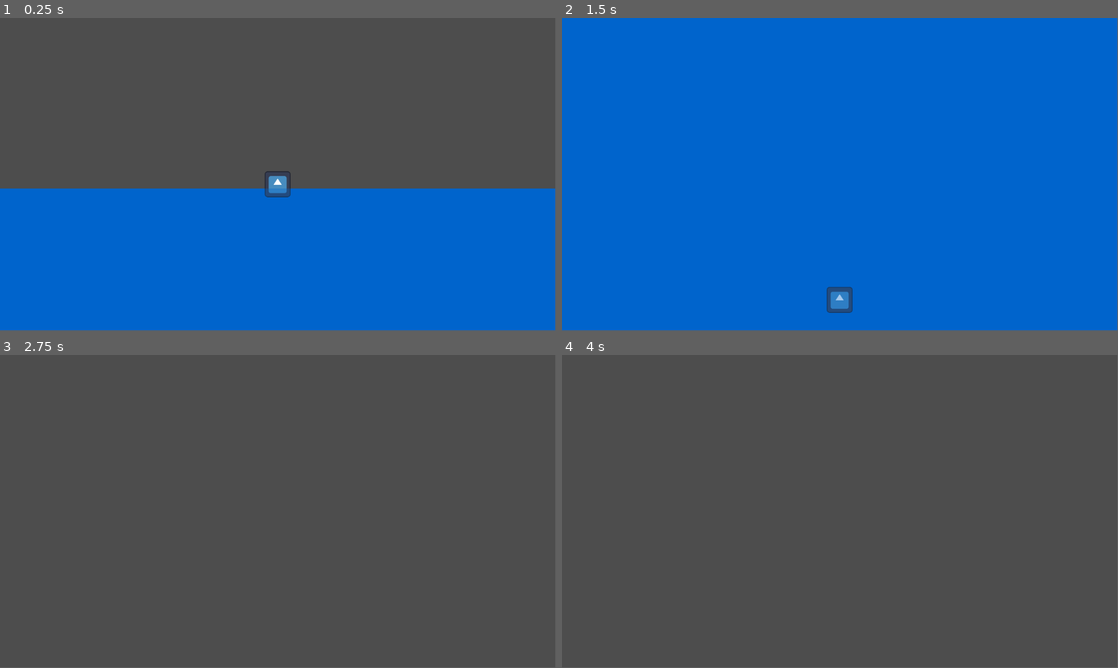
Above: before the commit, frames 1-4 (two rows, left to right).
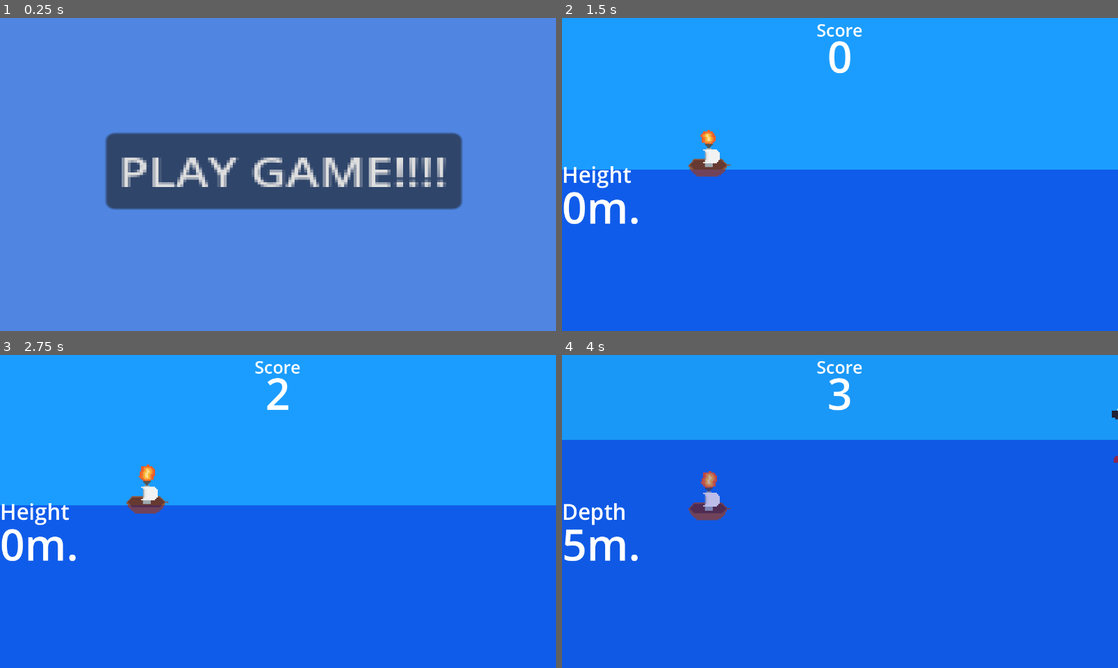
Above: after the commit, the same moments.

Repository: dkristia/Shipmarine
Game: Godot game, scene res://Scenes/MainMenu/main_menu.tscn
The game is run twice, just before and just after one commit, with the same random seed, the same clock (stepped at 60 frames per second) and the same inputs. Before the commit the project starts from res://game.tscn. The engine's default icon, where the game draws it, is replaced by a stand-in: a white triangle on a blue panel in a dark square.
Inputs (mouse positions are in pixels of both pictures, inside the frame that each line leads up to):
- Up to frame 1 (0.25 s): no input
- Up to frame 2 (1.5 s): click (845, 171) at 0.5 s, where only the run after the commit has a clickable "PLAY GAME!!!!"; tap Enter (ui_accept) at 1.25 s; hold Enter (ui_accept) from 1.28 s (still down)
- Up to frame 3 (2.75 s): release Enter (ui_accept) at 2.03 s; tap Enter (ui_accept) at 2.1, 2.27, 2.57 s
- Up to frame 4 (4 s): hold Enter (ui_accept) 2.78-3.53 s; tap Enter (ui_accept) at 3.6, 3.77 s
In our replay, the window is 799x449 before the commit and 800x450 after it. These sizes can differ from the game's own. Grey fills any space a smaller window leaves; there, only what the larger window draws over its background counts as a difference.

The runs differ from the first frame. In frame 1, 100% of the frame differs, in the area x 0-100%, y 0-100%; in frame 2, 100%; in frame 3, 100%; in frame 4, 100%.

Commit message:
make enemies and score and other shit

Diff:
--- /dev/null
+++ b/GUI.tscn
@@ -0,0 +1,65 @@
+[gd_scene load_steps=5 format=3 uid="uid://b5qk8b34to1ox"]
+
+[sub_resource type="LabelSettings" id="LabelSettings_l5ddx"]
+line_spacing = 10.0
+font_size = 50
+
+[sub_resource type="LabelSettings" id="LabelSettings_gh6ip"]
+font_size = 100
+
+[sub_resource type="LabelSettings" id="LabelSettings_wgm0u"]
+font_size = 40
+
+[sub_resource type="LabelSettings" id="LabelSettings_bh7ps"]
+font_size = 100
+
+[node name="CanvasLayer" type="CanvasLayer"]
+
+[node name="MarginContainer" type="MarginContainer" parent="."]
+anchors_preset = 15
+anchor_right = 1.0
+anchor_bottom = 1.0
+grow_horizontal = 2
+grow_vertical = 2
+
+[node name="HBoxContainer" type="HBoxContainer" parent="MarginContainer"]
+layout_mode = 2
+
+[node name="Depth" type="Label" parent="MarginContainer/HBoxContainer"]
+layout_mode = 2
+text = "Depth"
+label_settings = SubResource("LabelSettings_l5ddx")
+
+[node name="DepthMeter" type="Label" parent="MarginContainer/HBoxContainer/Depth"]
+layout_mode = 0
+offset_top = 41.0
+offset_right = 228.0
+offset_bottom = 181.0
+text = "6969
+"
+label_settings = SubResource("LabelSettings_gh6ip")
+
+[node name="VBoxContainer" type="VBoxContainer" parent="MarginContainer"]
+layout_mode = 2
+
+[node name="Score" type="Label" parent="MarginContainer/VBoxContainer"]
+layout_mode = 2
+size_flags_vertical = 0
+text = "Score"
+label_settings = SubResource("LabelSettings_wgm0u")
+horizontal_alignment = 1
+
+[node name="Points" type="Label" parent="MarginContainer/VBoxContainer/Score"]
+layout_mode = 1
+anchors_preset = 5
+anchor_left = 0.5
+anchor_right = 0.5
+offset_left = -114.0
+offset_top = 19.0
+offset_right = 114.0
+offset_bottom = 159.0
+grow_horizontal = 2
+text = "6969
+"
+label_settings = SubResource("LabelSettings_bh7ps")
+horizontal_alignment = 1
--- /dev/null
+++ b/Objects/Enemies/BaseEnemy/enemy.gd
@@ -0,0 +1,18 @@
+extends Area2D
+
+
+@onready var speed = $"..".speed
+func _ready():
+	position.x = 1500
+	position.y = 0
+
+
+# Called every frame. 'delta' is the elapsed time since the previous frame.
+func _process(delta):
+	speed = $"..".speed
+	position.x -= delta*speed*100
+
+
+func _on_body_entered(body):
+	if body.is_in_group("player_character"):
+		get_tree().change_scene_to_file("res://Scenes/GameOver/game_over.tscn")
--- /dev/null
+++ b/Objects/Enemies/BaseEnemy/enemy.tscn
@@ -0,0 +1,14 @@
+[gd_scene load_steps=3 format=3 uid="uid://dx51bbh6jlngw"]
+
+[ext_resource type="Script" path="res://Objects/Enemies/BaseEnemy/enemy.gd" id="1_tfut7"]
+
+[sub_resource type="RectangleShape2D" id="RectangleShape2D_wgdsr"]
+
+[node name="Enemy" type="Area2D"]
+script = ExtResource("1_tfut7")
+
+[node name="CollisionShape2D" type="CollisionShape2D" parent="."]
+scale = Vector2(7, 7)
+shape = SubResource("RectangleShape2D_wgdsr")
+
+[connection signal="body_entered" from="." to="." method="_on_body_entered"]
--- /dev/null
+++ b/Objects/Enemies/BigShip/bigship.gd
@@ -0,0 +1,7 @@
+extends "res://Objects/Enemies/BaseEnemy/enemy.gd"
+
+
+
+
+func _process(delta):
+	super._process(delta)
--- /dev/null
+++ b/Objects/Enemies/BigShip/bigship.tscn
@@ -0,0 +1,21 @@
+[gd_scene load_steps=4 format=3 uid="uid://c5bwl5mym3wcv"]
+
+[ext_resource type="Script" path="res://Objects/Enemies/BigShip/bigship.gd" id="1_57ll8"]
+[ext_resource type="Texture2D" uid="uid://bpejtb21rqlp7" path="res://Sprites/Enemies/bigshipx4.png" id="2_oqv7k"]
+
+[sub_resource type="RectangleShape2D" id="RectangleShape2D_wgdsr"]
+size = Vector2(21.6551, 20)
+
+[node name="Bigship" type="Area2D"]
+script = ExtResource("1_57ll8")
+
+[node name="CollisionShape2D" type="CollisionShape2D" parent="."]
+position = Vector2(-4.71667, -35)
+scale = Vector2(14.8433, 7.08333)
+shape = SubResource("RectangleShape2D_wgdsr")
+
+[node name="Sprite2D" type="Sprite2D" parent="."]
+position = Vector2(0, -67)
+texture = ExtResource("2_oqv7k")
+
+[connection signal="body_entered" from="." to="." method="_on_body_entered"]
--- /dev/null
+++ b/Objects/Ship/ShipMovement.gd
@@ -0,0 +1,63 @@
+extends CharacterBody2D
+
+const SPEED = 300.0
+const JUMP_VELOCITY = 15.0
+var WATER_UPWARD_FORCE = -900.0
+const WATER_SURFACE_HEIGHT = 0.0
+@onready var _animated_sprite = $AnimatedSprite2D
+@onready var _background = $Camera2D/ColorRect
+@onready var _depth_text = $"../CanvasLayer/MarginContainer/HBoxContainer/Depth"
+@onready var _depth_meter = $"../CanvasLayer/MarginContainer/HBoxContainer/Depth/DepthMeter"
+
+var gravity = ProjectSettings.get_setting("physics/2d/default_gravity")
+var inWater = false
+
+
+func _physics_process(delta):
+
+	if position.y <= 0:
+		_depth_text.text = "Height"
+	else:
+		_depth_text.text = "Depth"
+	_depth_meter.text = str(int(abs(position.y)/30)) + "m."
+
+	if abs(position.y) >= 5000:
+		_background.color.a = 0
+	else:
+		_background.color.a = (10000 - abs(position.y)*2) * 0.0001
+
+	WATER_UPWARD_FORCE = position.y * -2 - 500
+	if inWater:
+		velocity.y += WATER_UPWARD_FORCE * delta
+	else:
+		if position.y >= 10000:
+			velocity.y += gravity * delta * 0.1
+		else:
+			velocity.y += (gravity - position.y * 0.1) * delta
+
+	if Input.get_action_strength("ui_accept") != 0:
+		velocity.y += JUMP_VELOCITY
+
+	if Input.is_action_just_pressed("ui_accept"):
+		_animated_sprite.play("startup")
+		await _animated_sprite.animation_finished
+		_animated_sprite.play("activated")
+
+	if Input.is_action_just_released("ui_accept"):
+		_animated_sprite.play("startup-reversed")
+		await _animated_sprite.animation_finished
+		_animated_sprite.play("default")
+
+	if (-20 < position.y and position.y < 20) and (-10 < velocity.y and velocity.y < 10):
+		velocity.y = 0
+
+	move_and_slide()
+
+func _on_water_area_2d_body_entered(body):
+	if body.is_in_group("player_character"):
+		inWater = true
+		velocity.y -= velocity.y*0.6
+
+func _on_water_area_2d_body_exited(body):
+	if body.is_in_group("player_character"):
+		inWater = false
--- /dev/null
+++ b/Objects/Ship/ship.tscn
@@ -0,0 +1,125 @@
+[gd_scene load_steps=17 format=3 uid="uid://d3yqpj1afsgti"]
+
+[ext_resource type="Script" path="res://Objects/Ship/ShipMovement.gd" id="1_o71jj"]
+[ext_resource type="Texture2D" uid="uid://dh4d4yno58p4v" path="res://Sprites/Ship/animation2/ship_activated_new_1.png" id="2_heyfv"]
+[ext_resource type="Texture2D" uid="uid://ccopfif88tiir" path="res://Sprites/Ship/animation2/ship_activated_new_2.png" id="3_opxjf"]
+[ext_resource type="Texture2D" uid="uid://dm83mipujxl3o" path="res://Sprites/Ship/animation2/ship_activated_new_3.png" id="4_aciyl"]
+[ext_resource type="Texture2D" uid="uid://v6kd6l3tqcri" path="res://Sprites/Ship/animation2/ship_activated_new_4.png" id="5_ivl13"]
+[ext_resource type="Texture2D" uid="uid://d2k6uolhi8d6v" path="res://Sprites/Ship/animation2/ship_activated_new_5.png" id="6_xf0fs"]
+[ext_resource type="Texture2D" uid="uid://d0s21ua45xlwx" path="res://Sprites/Ship/animation2/ship_activated_new_6.png" id="7_b2klj"]
+[ext_resource type="Texture2D" uid="uid://b6ckejqntvfvn" path="res://Sprites/Ship/animation2/ship_activated_new_7.png" id="8_ufo8g"]
+[ext_resource type="Texture2D" uid="uid://dq0n8op21vla6" path="res://Sprites/Ship/ship-standard.png" id="9_qd5as"]
+[ext_resource type="Texture2D" uid="uid://bjinhoan7xglq" path="res://Sprites/Ship/startup/ship_engine_toggle_2.png" id="10_hjjcq"]
+[ext_resource type="Texture2D" uid="uid://cdvqg30nx7ixu" path="res://Sprites/Ship/startup/ship_engine_toggle_3.png" id="11_hqoc6"]
+[ext_resource type="Texture2D" uid="uid://bwso0x23my7c0" path="res://Sprites/Ship/startup/ship_engine_toggle_4.png" id="12_8h4la"]
+[ext_resource type="Texture2D" uid="uid://ccy3h6ludmoe4" path="res://Sprites/Ship/startup/ship_engine_toggle_5.png" id="13_3m6gn"]
+[ext_resource type="Texture2D" uid="uid://mr2yl40thbu4" path="res://Sprites/Ship/startup/ship_engine_toggle_6.png" id="14_4xmq1"]
+
+[sub_resource type="RectangleShape2D" id="RectangleShape2D_a6ljk"]
+
+[sub_resource type="SpriteFrames" id="SpriteFrames_hrgc0"]
+animations = [{
+"frames": [{
+"duration": 1.0,
+"texture": ExtResource("2_heyfv")
+}, {
+"duration": 1.0,
+"texture": ExtResource("3_opxjf")
+}, {
+"duration": 1.0,
+"texture": ExtResource("4_aciyl")
+}, {
+"duration": 1.0,
+"texture": ExtResource("5_ivl13")
+}, {
+"duration": 1.0,
+"texture": ExtResource("6_xf0fs")
+}, {
+"duration": 1.0,
+"texture": ExtResource("7_b2klj")
+}, {
+"duration": 1.0,
+"texture": ExtResource("8_ufo8g")
+}],
+"loop": true,
+"name": &"activated",
+"speed": 12.0
+}, {
+"frames": [{
+"duration": 1.0,
+"texture": ExtResource("9_qd5as")
+}],
+"loop": true,
+"name": &"default",
+"speed": 10.0
+}, {
+"frames": [{
+"duration": 1.0,
+"texture": ExtResource("10_hjjcq")
+}, {
+"duration": 1.0,
+"texture": ExtResource("11_hqoc6")
+}, {
+"duration": 1.0,
+"texture": ExtResource("12_8h4la")
+}, {
+"duration": 1.0,
+"texture": ExtResource("13_3m6gn")
+}, {
+"duration": 1.0,
+"texture": ExtResource("14_4xmq1")
+}],
+"loop": false,
+"name": &"startup",
+"speed": 12.0
+}, {
+"frames": [{
+"duration": 1.0,
+"texture": ExtResource("14_4xmq1")
+}, {
+"duration": 1.0,
+"texture": ExtResource("13_3m6gn")
+}, {
+"duration": 1.0,
+"texture": ExtResource("12_8h4la")
+}, {
+"duration": 1.0,
+"texture": ExtResource("11_hqoc6")
+}, {
+"duration": 1.0,
+"texture": ExtResource("10_hjjcq")
+}],
+"loop": false,
+"name": &"startup-reversed",
+"speed": 12.0
+}]
+
+[node name="Ship" type="CharacterBody2D" groups=["player_character"]]
+scale = Vector2(2.64, 2.64)
+collision_mask = 3
+script = ExtResource("1_o71jj")
+
+[node name="CollisionShape2D" type="CollisionShape2D" parent="."]
+scale = Vector2(1, 0.30303)
+shape = SubResource("RectangleShape2D_a6ljk")
+
+[node name="Camera2D" type="Camera2D" parent="."]
+position = Vector2(114.394, 0)
+scale = Vector2(0.378788, 0.378788)
+position_smoothing_enabled = true
+
+[node name="ColorRect" type="ColorRect" parent="Camera2D"]
+z_index = -10
+custom_minimum_size = Vector2(10000, 10000)
+anchors_preset = 15
+anchor_right = 1.0
+anchor_bottom = 1.0
+grow_horizontal = 2
+grow_vertical = 2
+color = Color(0.105882, 0.615686, 1, 1)
+
+[node name="AnimatedSprite2D" type="AnimatedSprite2D" parent="."]
+position = Vector2(0, -20.8333)
+scale = Vector2(1.18939, 1.18939)
+sprite_frames = SubResource("SpriteFrames_hrgc0")
+frame_progress = 0.600598
--- /dev/null
+++ b/Objects/Water/water_area_2d.tscn
@@ -0,0 +1,49 @@
+[gd_scene load_steps=2 format=3 uid="uid://br8g4kuob6xpt"]
+
+[sub_resource type="RectangleShape2D" id="RectangleShape2D_xpga6"]
+size = Vector2(20, 152.874)
+
+[node name="WaterArea2D" type="Area2D" groups=["water_area"]]
+modulate = Color(0, 0.392157, 0.8, 1)
+position = Vector2(0, 843)
+scale = Vector2(58.2642, 77.1796)
+collision_layer = 2
+collision_mask = 3
+
+[node name="ColorRect" type="ColorRect" parent="."]
+modulate = Color(1, 1, 1, 0.247059)
+z_index = -1
+custom_minimum_size = Vector2(100, 1)
+anchors_preset = 15
+anchor_right = 1.0
+anchor_bottom = 1.0
+offset_left = -49.5502
+offset_top = -11.0133
+offset_right = 95.4498
+offset_bottom = 389.987
+grow_horizontal = 2
+grow_vertical = 2
+scale = Vector2(0.710437, 1)
+color = Color(0, 0, 1, 1)
+
+[node name="ColorRect2" type="ColorRect" parent="."]
+modulate = Color(1, 1, 1, 0.219608)
+z_index = 1
+custom_minimum_size = Vector2(100, 1)
+anchors_preset = 15
+anchor_right = 1.0
+anchor_bottom = 1.0
+offset_left = -49.5502
+offset_top = -11.0133
+offset_right = 95.4498
+offset_bottom = 389.987
+grow_horizontal = 2
+grow_vertical = 2
+scale = Vector2(0.710437, 1)
+color = Color(0, 0, 1, 1)
+
+[node name="CollisionShape2D" type="CollisionShape2D" parent="."]
+position = Vector2(0, 67.7122)
+scale = Vector2(0.983927, 1.02993)
+shape = SubResource("RectangleShape2D_xpga6")
+debug_color = Color(0, 0.6, 0.701961, 0)
--- /dev/null
+++ b/Scenes/Game/game.gd
@@ -0,0 +1,18 @@
+extends Node2D
+
+@onready var _score = $"CanvasLayer/MarginContainer/VBoxContainer/Score/Points"
+# Called when the node enters the scene tree for the first time.
+func _ready():
+	pass # Replace with function body.
+
+@export var speed = 1
+var score = 0
+
+
+func _process(delta):
+
+	score += delta
+
+	speed += speed*delta*0.1
+
+	_score.text = str(int(score))
--- /dev/null
+++ b/Scenes/Game/game.tscn
@@ -0,0 +1,25 @@
+[gd_scene load_steps=6 format=3 uid="uid://de0l0mes5wf5y"]
+
+[ext_resource type="Script" path="res://Scenes/Game/game.gd" id="1_jqw3p"]
+[ext_resource type="PackedScene" uid="uid://d3yqpj1afsgti" path="res://Objects/Ship/ship.tscn" id="1_prw3a"]
+[ext_resource type="PackedScene" uid="uid://br8g4kuob6xpt" path="res://Objects/Water/water_area_2d.tscn" id="2_ird0y"]
+[ext_resource type="PackedScene" uid="uid://b5qk8b34to1ox" path="res://GUI.tscn" id="3_op2in"]
+[ext_resource type="PackedScene" uid="uid://c5bwl5mym3wcv" path="res://Objects/Enemies/BigShip/bigship.tscn" id="5_4x0g6"]
+
+[node name="Game" type="Node2D"]
+script = ExtResource("1_jqw3p")
+
+[node name="WaterArea2D" parent="." instance=ExtResource("2_ird0y")]
+position = Vector2(0, 2225.52)
+scale = Vector2(153.817, 203.754)
+
+[node name="CanvasLayer" parent="." instance=ExtResource("3_op2in")]
+
+[node name="Bigship" parent="." instance=ExtResource("5_4x0g6")]
+position = Vector2(613.945, -71.5924)
+
+[node name="Ship" parent="." instance=ExtResource("1_prw3a")]
+position = Vector2(0, -6)
+
+[connection signal="body_entered" from="WaterArea2D" to="Ship" method="_on_water_area_2d_body_entered"]
+[connection signal="body_exited" from="WaterArea2D" to="Ship" method="_on_water_area_2d_body_exited"]
--- /dev/null
+++ b/Scenes/GameOver/game_over.gd
@@ -0,0 +1,16 @@
+extends Control
+
+
+# Called when the node enters the scene tree for the first time.
+func _ready():
+	pass # Replace with function body.
+
+
+# Called every frame. 'delta' is the elapsed time since the previous frame.
+func _process(delta):
+	pass
+
+
+func _on_button_pressed():
+	get_tree().change_scene_to_file("res://Scenes/MainMenu/main_menu.tscn")
+	pass # Replace with function body.
--- /dev/null
+++ b/Scenes/GameOver/game_over.tscn
@@ -0,0 +1,40 @@
+[gd_scene load_steps=2 format=3 uid="uid://cdywgr4lpuseu"]
+
+[ext_resource type="Script" path="res://Scenes/GameOver/game_over.gd" id="1_voxts"]
+
+[node name="game_over" type="Control"]
+layout_mode = 3
+anchors_preset = 0
+offset_right = 40.0
+offset_bottom = 40.0
+script = ExtResource("1_voxts")
+
+[node name="CanvasLayer" type="CanvasLayer" parent="."]
+
+[node name="ColorRect" type="ColorRect" parent="CanvasLayer"]
+anchors_preset = 15
+anchor_right = 1.0
+anchor_bottom = 1.0
+grow_horizontal = 2
+grow_vertical = 2
+color = Color(1, 0, 0, 1)
+metadata/_edit_use_anchors_ = true
+
+[node name="Button" type="Button" parent="CanvasLayer"]
+anchors_preset = 8
+anchor_left = 0.5
+anchor_top = 0.5
+anchor_right = 0.5
+anchor_bottom = 0.5
+offset_left = -37.5
+offset_top = -15.5
+offset_right = 37.5
+offset_bottom = 15.5
+grow_horizontal = 2
+grow_vertical = 2
+scale = Vector2(3.48391, 4.95245)
+size_flags_horizontal = 4
+text = "RESTART"
+metadata/_edit_use_anchors_ = true
+
+[connection signal="pressed" from="CanvasLayer/Button" to="." method="_on_button_pressed"]
--- a/Ship.gd
+++ b/Scenes/MainMenu/main_menu.gd
@@ -1,4 +1,4 @@
-extends RigidBody2D
+extends Control
 
 
 # Called when the node enters the scene tree for the first time.
@@ -9,3 +9,8 @@
 # Called every frame. 'delta' is the elapsed time since the previous frame.
 func _process(delta):
 	pass
+
+
+func _on_button_pressed():
+	get_tree().change_scene_to_file("res://Scenes/Game/game.tscn")
+	pass # Replace with function body.
--- /dev/null
+++ b/Scenes/MainMenu/main_menu.tscn
@@ -0,0 +1,42 @@
+[gd_scene load_steps=2 format=3 uid="uid://cheuh2glva5xp"]
+
+[ext_resource type="Script" path="res://Scenes/MainMenu/main_menu.gd" id="1_it2h2"]
+
+[node name="MainMenu" type="Control"]
+layout_mode = 3
+anchors_preset = 15
+anchor_right = 1.0
+anchor_bottom = 1.0
+grow_horizontal = 2
+grow_vertical = 2
+script = ExtResource("1_it2h2")
+
+[node name="CanvasLayer" type="CanvasLayer" parent="."]
+
+[node name="ColorRect" type="ColorRect" parent="CanvasLayer"]
+anchors_preset = 15
+anchor_right = 1.0
+anchor_bottom = 1.0
+grow_horizontal = 2
+grow_vertical = 2
+color = Color(0.313726, 0.52549, 0.886275, 1)
+metadata/_edit_use_anchors_ = true
+
+[node name="Button" type="Button" parent="CanvasLayer"]
+anchors_preset = 8
+anchor_left = 0.5
+anchor_top = 0.5
+anchor_right = 0.5
+anchor_bottom = 0.5
+offset_left = -396.0
+offset_top = -95.0
+offset_right = -281.0
+offset_bottom = -64.0
+grow_horizontal = 2
+grow_vertical = 2
+scale = Vector2(7.12181, 5.62866)
+size_flags_horizontal = 4
+text = "PLAY GAME!!!!"
+metadata/_edit_use_anchors_ = true
+
+[connection signal="pressed" from="CanvasLayer/Button" to="." method="_on_button_pressed"]
--- a/ShipMovement.gd
+++ /dev/null
@@ -1,26 +0,0 @@
-extends CharacterBody2D
-
-const SPEED = 300.0
-const JUMP_VELOCITY = 50.0
-const WATER_UPWARD_FORCE = -980.0
-
-var gravity = ProjectSettings.get_setting("physics/2d/default_gravity")
-var inWater = false
-
-func _physics_process(delta):
-	if inWater:
-		velocity.y += WATER_UPWARD_FORCE * delta
-	else:
-		velocity.y += gravity * delta
-
-	if Input.get_action_strength("ui_accept") != 0:
-		velocity.y += JUMP_VELOCITY
-
-	move_and_slide()
-
-func _on_water_area_2d_body_entered(body):
-	inWater = true
-	velocity.y -= velocity.y*0.5
-
-func _on_water_area_2d_body_exited(body):
-	inWater = false
--- a/game.tscn
+++ /dev/null
@@ -1,11 +0,0 @@
-[gd_scene load_steps=3 format=3 uid="uid://de0l0mes5wf5y"]
-
-[ext_resource type="PackedScene" uid="uid://d3yqpj1afsgti" path="res://ship.tscn" id="1_prw3a"]
-[ext_resource type="PackedScene" uid="uid://br8g4kuob6xpt" path="res://water_area_2d.tscn" id="2_ird0y"]
-
-[node name="MainNode" type="Node2D"]
-
-[node name="Ship" parent="." instance=ExtResource("1_prw3a")]
-
-[node name="WaterArea2D" parent="." instance=ExtResource("2_ird0y")]
-position = Vector2(-3, 840)
--- a/project.godot
+++ b/project.godot
@@ -11,6 +11,27 @@
 [application]
 
 config/name="Shipmarine"
-run/main_scene="res://game.tscn"
+run/main_scene="res://Scenes/MainMenu/main_menu.tscn"
 config/features=PackedStringArray("4.1", "Forward Plus")
 config/icon="res://icon.svg"
+
+[display]
+
+window/size/viewport_width=1280
+window/size/viewport_height=720
+window/size/resizable=false
+window/stretch/mode="viewport"
+
+[physics]
+
+2d/default_gravity=1000.0
+
+[rendering]
+
+textures/canvas_textures/default_texture_filter=0
+environment/defaults/default_clear_color=Color(0, 0, 0, 1)
+environment/default_gravity=1000.0
+environment/canvas_textures/default_texture_filter=0
+environment/stretch/mode="viewport"
+environment/size/viewport_height=720
+environment/size/viewport_width=1280
--- a/ship.tscn
+++ /dev/null
@@ -1,23 +0,0 @@
-[gd_scene load_steps=4 format=3 uid="uid://d3yqpj1afsgti"]
-
-[ext_resource type="Script" path="res://ShipMovement.gd" id="1_o76sk"]
-[ext_resource type="Texture2D" uid="uid://ceir06opp27mp" path="res://icon.svg" id="2_r31gc"]
-
-[sub_resource type="RectangleShape2D" id="RectangleShape2D_a6ljk"]
-
-[node name="Ship" type="CharacterBody2D" groups=["player_character"]]
-scale = Vector2(2.64, 2.64)
-collision_mask = 3
-script = ExtResource("1_o76sk")
-
-[node name="CollisionShape2D" type="CollisionShape2D" parent="."]
-shape = SubResource("RectangleShape2D_a6ljk")
-
-[node name="Sprite2D" type="Sprite2D" parent="."]
-z_index = 1
-scale = Vector2(0.159613, 0.159613)
-texture = ExtResource("2_r31gc")
-
-[node name="Camera2D" type="Camera2D" parent="."]
-scale = Vector2(0.378788, 0.378788)
-position_smoothing_enabled = true
--- a/water_area_2d.tscn
+++ /dev/null
@@ -1,31 +0,0 @@
-[gd_scene load_steps=3 format=3 uid="uid://br8g4kuob6xpt"]
-
-[ext_resource type="Texture2D" uid="uid://b48rl5tm0cd64" path="res://white-square.png" id="1_u1off"]
-
-[sub_resource type="RectangleShape2D" id="RectangleShape2D_xpga6"]
-
-[node name="WaterArea2D" type="Area2D" groups=["water_area"]]
-modulate = Color(0, 0.392157, 0.8, 1)
-position = Vector2(0, 843)
-scale = Vector2(58.2642, 77.1796)
-collision_layer = 2
-collision_mask = 3
-
-[node name="CollisionShape2D" type="CollisionShape2D" parent="."]
-scale = Vector2(0.983927, 1.02993)
-shape = SubResource("RectangleShape2D_xpga6")
-debug_color = Color(0, 0.6, 0.701961, 0)
-
-[node name="Sprite2D" type="Sprite2D" parent="."]
-modulate = Color(1, 1, 1, 0.356863)
-visibility_layer = 2
-z_index = 2
-position = Vector2(0.0429089, 0.369466)
-scale = Vector2(0.0381221, 0.0412097)
-texture = ExtResource("1_u1off")
-
-[node name="Sprite2D2" type="Sprite2D" parent="."]
-visibility_layer = 2
-position = Vector2(0.0429089, 0.369466)
-scale = Vector2(0.0381221, 0.0412097)
-texture = ExtResource("1_u1off")
Renamed: white-square.png -> Objects/Water/white-square.png
Not shown, added: Objects/Water/white-square.png.import
Binary file added: Sprites/Enemies/bigshipx4.png
Not shown, added: Sprites/Enemies/bigshipx4.png.import
Binary file added: Sprites/Ship/animation/ship_activated_1.png
Not shown, added: Sprites/Ship/animation/ship_activated_1.png.import
Binary file added: Sprites/Ship/animation/ship_activated_2.png
Not shown, added: Sprites/Ship/animation/ship_activated_2.png.import
Binary file added: Sprites/Ship/animation/ship_activated_3.png
Not shown, added: Sprites/Ship/animation/ship_activated_3.png.import
Binary file added: Sprites/Ship/animation/ship_activated_4.png
Not shown, added: Sprites/Ship/animation/ship_activated_4.png.import
(and 34 more such lines)
